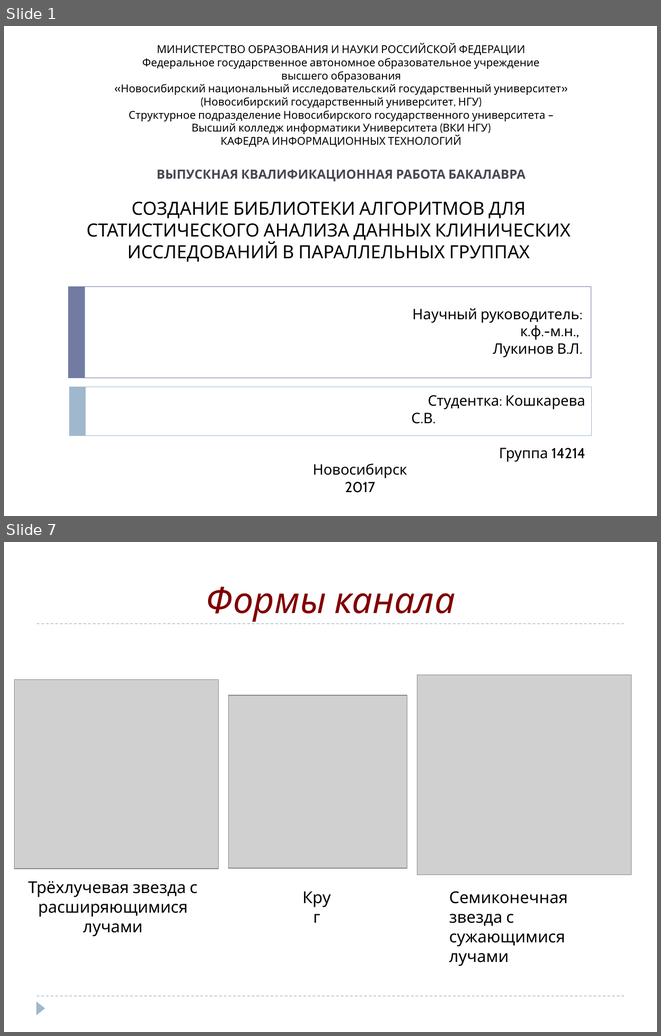
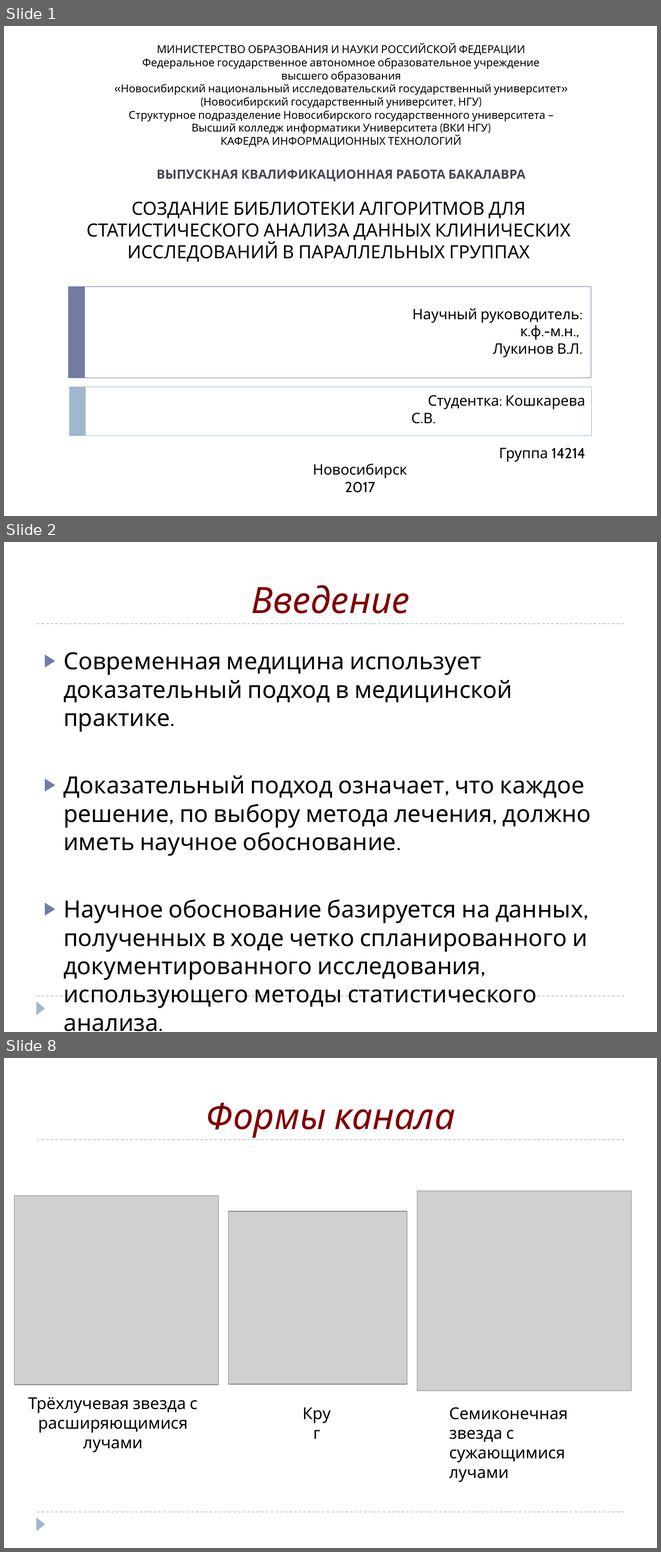
Before and after one commit to SophieKoshkareva/Article, a slide deck: Diploma_Koshkareva.pptx. Shown one above the other, each under a label of ours: slides 1 and 7 before the commit, slides 1, 2 and 8 after it; the slides between them are not shown. The pictures are 661x1036 and 661x1552 pixels, drawn with LibreOffice and Linux fonts; fonts in the diff are those of the drawing; grey boxes stand for pictures. Boxes give left, top, right and bottom in pixels: in the first picture for what was removed or moved away, otherwise in the second. Text is boxed around its words. In the diff, an @@ line names an element or a change of style, - is before the commit and + after.

```diff
--- a/Diploma_Koshkareva.pptx
+++ b/Diploma_Koshkareva.pptx
@@ slide 2 added at <box>4,542,657,1032</box>, background #FFFFFF; not listed: 3 template elements that a slide beside it also shows @@
@@ title added at <box>251,585,410,614</box>, 40 pt, text #800000, italic @@
+Введение
@@ text added at <box>63,652,591,1008</box>, 26 pt, text #000000 @@
+▶ Современная медицина использует доказательный подход в медицинской практике.
+▶ Доказательный подход означает, что каждое решение, по выбору метода лечения, должно иметь научное обоснование.
+▶ Научное обоснование базируется на данных, полученных в ходе четко спланированного и документированного исследования, использующего методы статистического анализа.
@@ what was slide 7 is now slide 8 @@
```
Also in this commit, not shown: 3 slides changed, 3 other slides added, 3 slides removed, 1 other file.
